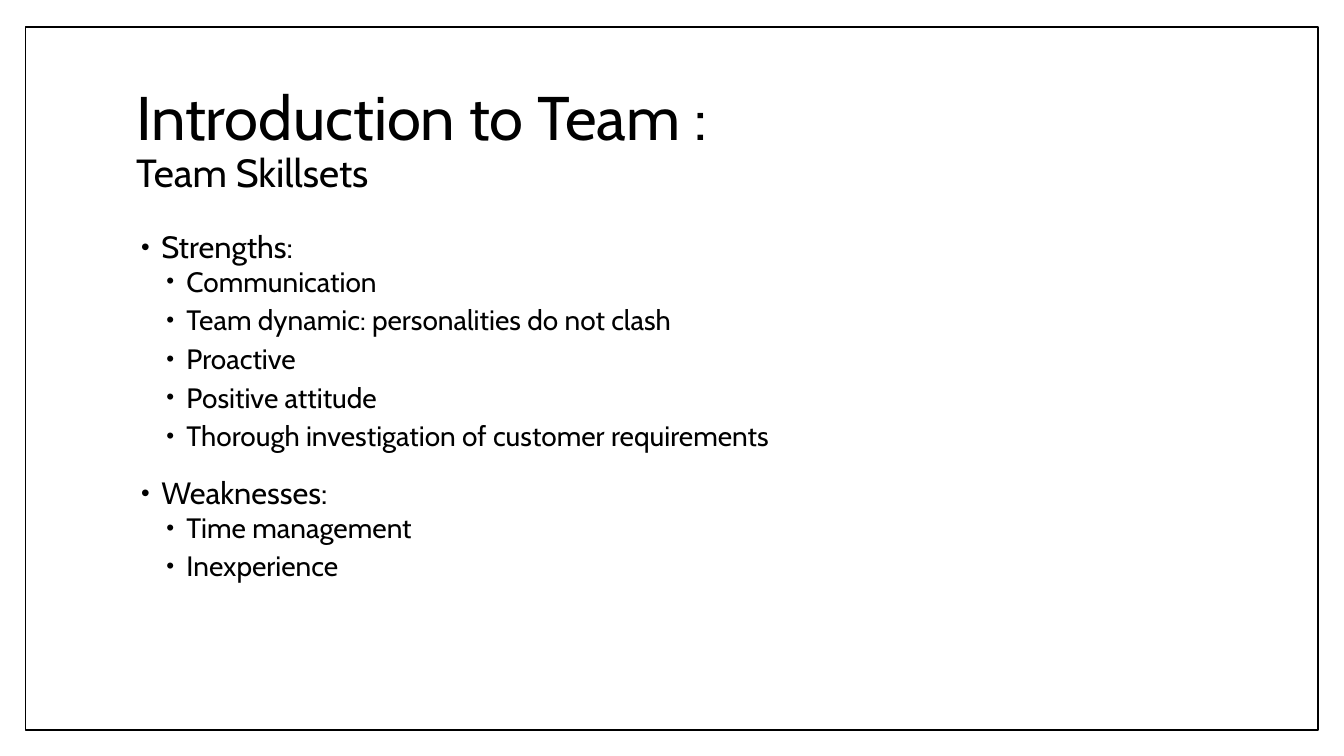
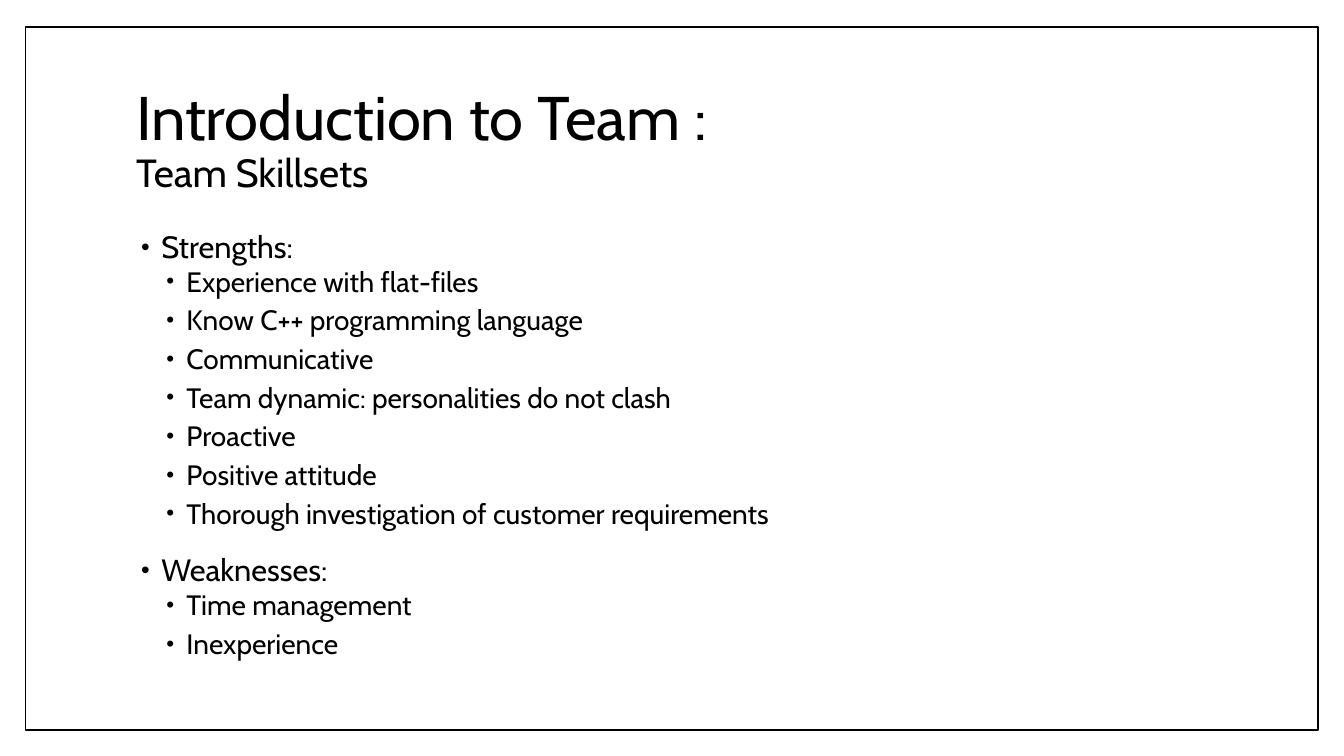
Before and after one commit to umdfeynman/umdfeynman, a slide deck: slide 4 of Work_In_Progress/CS/SPMP_Presentation.pptx. Drawn at 1344x756 pixels with LibreOffice and Linux fonts; fonts in the diff are those of the drawing. Boxes give left, top, right and bottom in pixels: in the first picture for what was removed or moved away, otherwise in the second. Text is boxed around its words. In the diff, an @@ line names an element or a change of style, - is before the commit and + after.

```diff
--- a/Work_In_Progress/CS/SPMP_Presentation.pptx
+++ b/Work_In_Progress/CS/SPMP_Presentation.pptx
@@ text at [186,271,583,370]: text changed @@
-  • Communication
+  • Experience with flat-files
+  • Know C++ programming language
+  • Communicative
```
Also in this commit, not shown: 9 other slides changed, 7 slides added, 1 slide removed.
